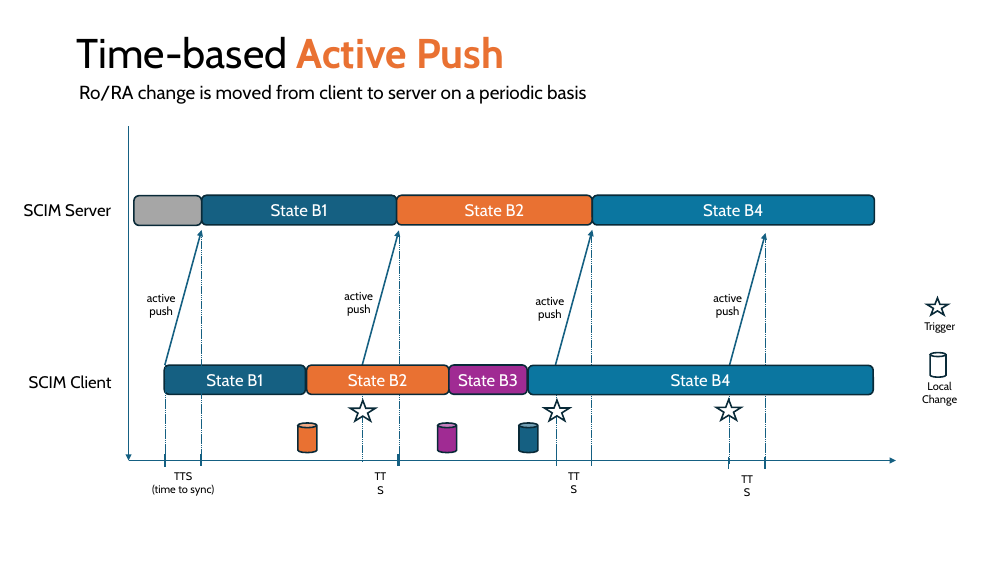
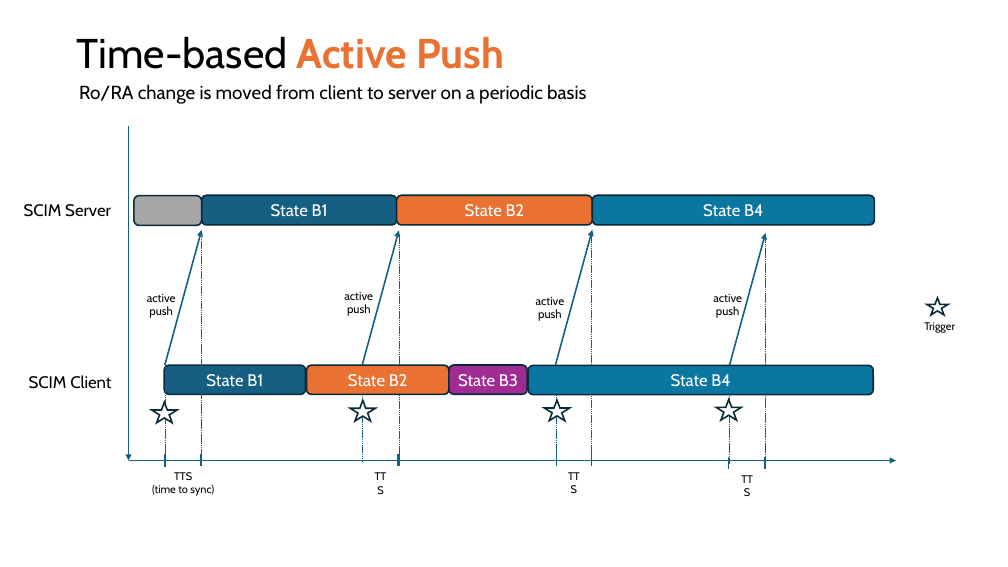
Before and after one commit to pamelatech/scim-use-case-revamp, a slide deck: slide 9 of Use Cases 29 Mar 2024.pptx. Drawn at 1008x567 pixels with LibreOffice and Linux fonts; fonts in the diff are those of the drawing. Boxes give left, top, right and bottom in pixels: in the first picture for what was removed or moved away, otherwise in the second. Text is boxed around its words. In the diff, an @@ line names an element or a change of style, - is before the commit and + after.

```diff
--- a/Use Cases 29 Mar 2024.pptx
+++ b/Use Cases 29 Mar 2024.pptx
@@ cylinder removed at (930, 352, 946, 377) @@
@@ text removed at (922, 381, 957, 406) @@
-Local
-Change
@@ star added at (152, 402, 177, 423), fill #FFFFFF, outline #092A39 1.5 pt @@
@@ cylinder removed at (298, 423, 317, 452) @@
@@ cylinder removed at (438, 423, 457, 452) @@
@@ cylinder removed at (520, 423, 538, 452) @@
```
Also in this commit, not shown: 13 other slides changed, 1 other file.
